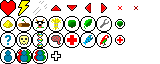
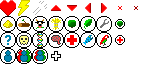
Layer changes from the first 160 x 64 image to the second:
painted on "Background" over bbox(0, 0, 107, 16)
